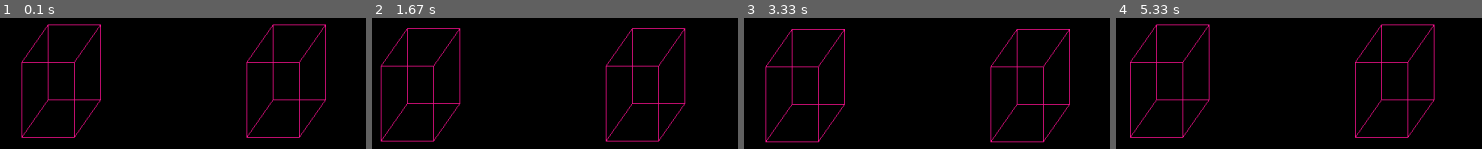
Above: before the commit, frames 1-4 (left to right).
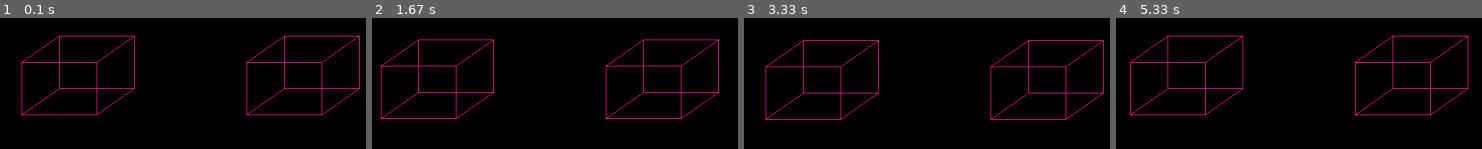
Above: after the commit, the same moments.

Repository: pabramowska/graphics
Game: pygame game, started from camera_pygame.py
The game is run twice, just before and just after one commit, with the same random seed, the same clock (stepped at 60 frames per second) and the same inputs.
Inputs:
- Up to frame 1 (0.1 s): no input
- Up to frame 2 (1.67 s): hold Right 0.33-0.8 s; hold Up 0.83-1.13 s; hold Right 1.17-1.63 s
- Up to frame 3 (3.33 s): hold Left 1.67-2.2 s; hold Down 2.23-2.53 s; hold Left 2.57-2.97 s; hold Up from 3 s (still down)
- Up to frame 4 (5.33 s): release Up at 3.37 s; hold Right 3.4-4.03 s; hold Down 4.07-4.43 s; hold Left 4.47-4.93 s; hold Right from 4.97 s (still down)

The runs differ from the first frame. In frame 1, 7.1% of the frame differs, in the area x 5-99%, y 4-92%; in frame 2, 6.7%; in frame 3, 6.7%; in frame 4, 7.6%, in the area x 3-97%, y 4-92%.

Commit message:
new version

Diff:
--- a/camera_pygame.py
+++ b/camera_pygame.py
@@ -14,7 +14,7 @@
 black=(0,0,0)
 #lokalizacja prostopadłościanów w układzie współrzędnych
 locations = [[250,400],[550,400]]
-size = [70, 100]
+size = [100, 70]
 scale = 1
 
 #          !!!!WAŻNE!!!!
--- /dev/null
+++ b/painters algorythm.py
@@ -0,0 +1,153 @@
+import py2exe
+import numpy as np
+import pygame
+import pygame.gfxdraw
+
+pygame.init()
+surface_size = (1200,1000)
+surface = pygame.display.set_mode(surface_size)
+
+
+
+white = (255,255,255)
+black = (0,0,0)
+blue = (65,105,225)
+pink = (255,20,147)
+yellow = (255,255,153)
+green = (0,255,0)
+
+#współrzędne obiektów
+location_first_front = np.array([[519, 600, 1.2], [589, 600,1.2], [519, 700,1.2], [589, 700,1.2],[519, 600, 1.3], [589, 600,1.3], [519, 700,1.3], [589, 700,1.3]])
+location_first_back = np.array([[520, 600,1.31], [650, 600,1.31], [520, 650,1.31], [650, 650,1.31], [520, 600,1.5], [650, 600,1.5], [520, 650,1.5], [650, 650,1.5]])
+location_second_front = np.array([[709, 600,1.2], [779, 600, 1.2], [709, 700, 1.2], [779, 700, 1.2], [709, 600, 1.3], [779, 600, 1.3], [709, 700, 1.3], [779, 700, 1.3]])
+location_second_back = np.array([[710, 600, 1.5], [780, 600, 1.5], [710, 700, 1.5], [780, 700, 1.5], [710, 600, 1.6], [780, 600, 1.6], [710, 700, 1.6], [780, 700, 1.6]])
+
+
+def multiply_vector_normalized(vector, matrix):
+    result_vector = np.matmul(vector,matrix)
+    n = result_vector[2]
+    if(n!=0):
+        result_vector/= n
+    return result_vector
+
+
+def project(coordinates):
+
+        # macierz rzutowania
+    z_min = 0.1
+    z_max = 1000
+    field_of_view =  95
+    aspect_ratio = surface_size[1] / surface_size[0]
+    field_of_view_rad = 1 / np.tan(np.deg2rad(field_of_view / 2))
+    projection_matrix = np.array([[0.0, 0.0, 0.0, 0.0] for _ in range(4)])
+    projection_matrix[0][0] = aspect_ratio * field_of_view_rad
+    projection_matrix[1][1] = field_of_view_rad
+    projection_matrix[2][2] = z_max / (z_max - z_min)
+    projection_matrix[2][3] = 1
+    projection_matrix[3][2] = (-z_max * z_min) / (z_max - z_min)
+    vector_list = []
+
+    for vector in coordinates:
+        vector_list.append(multiply_vector_normalized(vector,projection_matrix))
+    return np.array(vector_list)
+
+
+def move(coordinates, x_move, y_move, z_move):
+    coordinates[:,0]+=x_move
+    coordinates[:,1]+=y_move
+    coordinates[:,2]+=z_move
+    return coordinates
+
+
+def scale(coordinates, scalex, scaley):
+    coordinates[:,0]*=scalex
+    coordinates[:,1]*=scaley
+    return coordinates
+
+def rotate(coordinates, theta):
+    moy = np.array([
+        [np.cos(theta), 0, np.sin(theta), 0],
+        [0, 1, 0, 0],
+        [-np.sin(theta), 0, np.cos(theta), 0],
+        [0, 0, 0, 1]])
+    rotated = []
+    for vector in coordinates:
+        rotated.append(np.matmul(np.append(vector,1),moy))
+    rotated = np.array(rotated)
+    return rotated
+
+def draw(coordinates,color):
+
+        #pierwszy prostokąt
+    pygame.gfxdraw.filled_polygon(surface,
+                                [(coordinates[0][0], coordinates[0][1]), (coordinates[1][0], coordinates[1][1]),
+                                (coordinates[3][0], coordinates[3][1]), (coordinates[2][0], coordinates[2][1])],
+                                color)
+        #drugi prostokąt
+    pygame.gfxdraw.filled_polygon(surface,
+                                    [(coordinates[4][0], coordinates[4][1]), (coordinates[5][0], coordinates[5][1]),
+                                    (coordinates[7][0], coordinates[7][1]), (coordinates[6][0], coordinates[6][1])],
+                                    color)
+
+        #boki
+    pygame.draw.line(surface, color, (coordinates[0][0], coordinates[0][1]),(coordinates[4][0], coordinates[4][1]))
+    pygame.draw.line(surface, color, (coordinates[1][0], coordinates[1][1]), (coordinates[5][0], coordinates[5][1]))
+    pygame.draw.line(surface, color, (coordinates[2][0], coordinates[2][1]), (coordinates[6][0], coordinates[6][1]))
+    pygame.draw.line(surface, color, (coordinates[3][0], coordinates[3][1]), (coordinates[7][0], coordinates[7][1]))
+
+def draw_transformed(location, x_move, y_move, z_move, x_scale, y_scale,color,theta):
+    moved = move(location, x_move, y_move, z_move)
+    rotated = rotate(moved, theta)
+    projected = project(rotated)
+    scaled = scale(projected,x_scale,y_scale)
+    draw(scaled, color)
+
+x_move, y_move, z_move = 0,0,0
+game_on=True
+x_scale,y_scale=1,1
+deg = 0
+
+
+while game_on:
+
+        # obsługa klawiatury
+    for event in pygame.event.get():
+        if event.type == pygame.QUIT:
+            game_on = False
+        if event.type == pygame.KEYDOWN:
+            if event.key == pygame.K_ESCAPE:
+                game_on = False
+            elif event.key == pygame.K_RIGHT:
+                x_move = -1
+            elif event.key == pygame.K_LEFT:
+                x_move = 1
+            elif event.key == pygame.K_UP:
+                y_move = 1
+            elif event.key == pygame.K_DOWN:
+                y_move = -1
+            elif event.key == pygame.K_z:
+                x_scale += 0.1
+                y_scale += 0.1
+            elif event.key == pygame.K_x:
+                x_scale -= 0.1
+                y_scale -= 0.1
+            elif event.key == pygame.K_w:
+                z_move = -0.0003
+            elif event.key == pygame.K_s:
+                z_move = 0.0003
+        elif event.type == pygame.KEYUP:
+            if event.key == pygame.K_LEFT or event.key == pygame.K_RIGHT:
+                x_move = 0
+            if event.key == pygame.K_DOWN or event.key == pygame.K_UP:
+                y_move = 0
+            if event.key == pygame.K_w or event.key == pygame.K_s:
+                z_move = 0
+            if event.key == pygame.K_z or event.key == pygame.K_x:
+                pass
+
+    surface.fill(black)
+    draw_transformed(location_first_front, x_move, y_move, z_move, x_scale, y_scale, pink,deg)
+    draw_transformed(location_first_back, x_move, y_move, z_move, x_scale, y_scale, blue,deg)
+    draw_transformed(location_second_front, x_move, y_move, z_move, x_scale, y_scale, yellow,deg)
+    draw_transformed(location_second_back, x_move, y_move, z_move, x_scale, y_scale, green,deg)
+    pygame.display.update()
